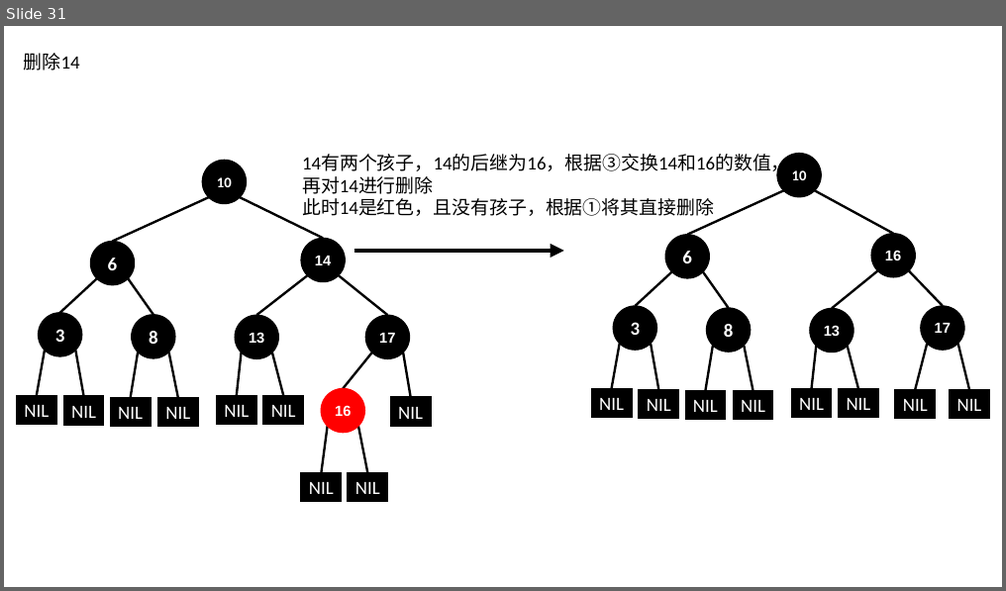
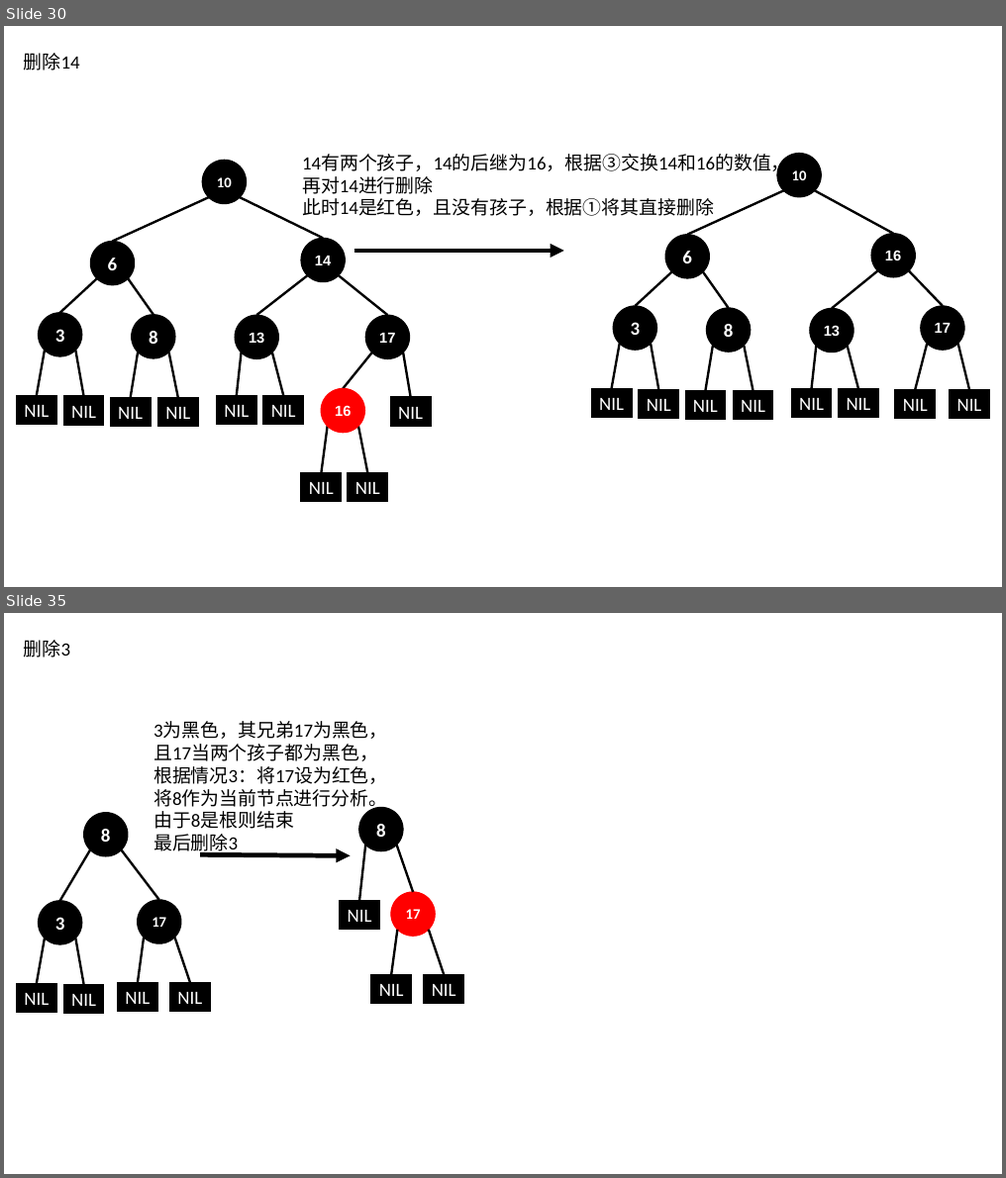
Before and after one commit to BinMarshall/studing, a slide deck: 源码分析/红黑树插入演示.pptx. Shown one above the other, each under a label of ours: slide 31 before the commit, slides 30 and 35 after it; the slides between them are not shown. The pictures are 1006x591 and 1006x1178 pixels, drawn with LibreOffice and Linux fonts; fonts in the diff are those of the drawing. Boxes give left, top, right and bottom in pixels: in the first picture for what was removed or moved away, otherwise in the second. Text is boxed around its words. In the diff, an @@ line names an element or a change of style, - is before the commit and + after.

```diff
--- a/源码分析/红黑树插入演示.pptx
+++ b/源码分析/红黑树插入演示.pptx
@@ slide 35 added at (4,613,1002,1174), background #FFFFFF @@
@@ text added at (24,640,70,658), 18 pt, text #000000 @@
+删除3
@@ text added at (153,722,388,855), 18 pt, text #000000 @@
+3为黑色，其兄弟17为黑色，
+且17当两个孩子都为黑色，
+根据情况3：将17设为红色，
+将8作为当前节点进行分析。
+由于8是根则结束
+最后删除3
@@ ellipse added at (84,813,129,858), fill #000000, outline #000000 1 pt, 18 pt, text #FFFFFF, bold @@
+8
@@ ellipse added at (358,808,403,852), fill #000000, outline #000000 1 pt, 18 pt, text #FFFFFF, bold @@
+8
@@ line added from (359, 901) to (365, 845), #000000 2.25 pt @@
@@ line added from (413, 892) to (397, 845), #000000 2.25 pt @@
@@ line added from (60, 901) to (90, 851), #000000 2.25 pt @@
@@ line added from (159, 900) to (122, 851), #000000 2.25 pt @@
@@ arrow added from (200, 855) to (350, 857), #000000 4.5 pt @@
@@ ellipse added at (39,901,82,946), fill #000000, outline #000000 1 pt, 18 pt, text #FFFFFF, bold @@
+3
@@ ellipse added at (138,900,181,944), fill #000000, outline #000000 1 pt, 14 pt, text #FFFFFF, bold @@
+17
@@ rectangle added at (340,901,380,931), fill #000000, outline #000000 1 pt, 18 pt, text #FFFFFF @@
+NIL
@@ ellipse added at (391,892,436,937), fill #FF0000, outline #FF0000 1 pt, 14 pt, text #FFFFFF, bold @@
+17
@@ line added from (45, 939) to (37, 983), #000000 2.25 pt @@
@@ line added from (76, 939) to (84, 984), #000000 2.25 pt @@
@@ line added from (144, 938) to (138, 983), #000000 2.25 pt @@
@@ line added from (190, 983) to (174, 938), #000000 2.25 pt @@
@@ line added from (398, 930) to (391, 974), #000000 2.25 pt @@
@@ line added from (445, 974) to (429, 930), #000000 2.25 pt @@
@@ rectangle added at (16,983,56,1013), fill #000000, outline #000000 1 pt, 18 pt, text #FFFFFF @@
+NIL
@@ rectangle added at (63,984,104,1014), fill #000000, outline #000000 1 pt, 18 pt, text #FFFFFF @@
+NIL
@@ rectangle added at (117,983,157,1012), fill #000000, outline #000000 1 pt, 18 pt, text #FFFFFF @@
+NIL
@@ rectangle added at (170,983,211,1012), fill #000000, outline #000000 1 pt, 18 pt, text #FFFFFF @@
+NIL
@@ rectangle added at (371,974,412,1004), fill #000000, outline #000000 1 pt, 18 pt, text #FFFFFF @@
+NIL
@@ rectangle added at (424,974,464,1004), fill #000000, outline #000000 1 pt, 18 pt, text #FFFFFF @@
+NIL
@@ what was slide 31 is now slide 30 @@
```
Also in this commit, not shown: 4 slides changed, 3 other slides added, 1 slide removed.
